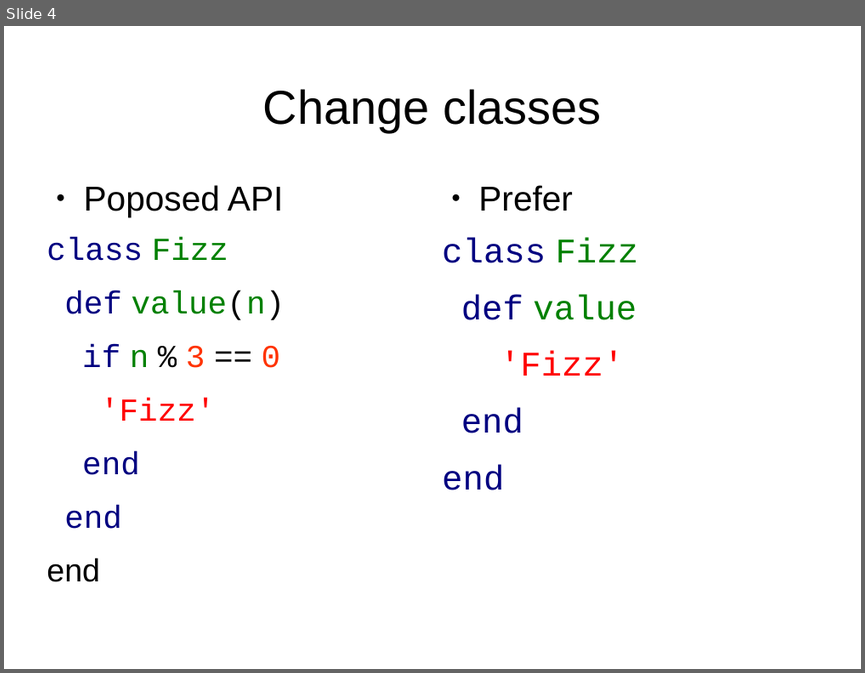
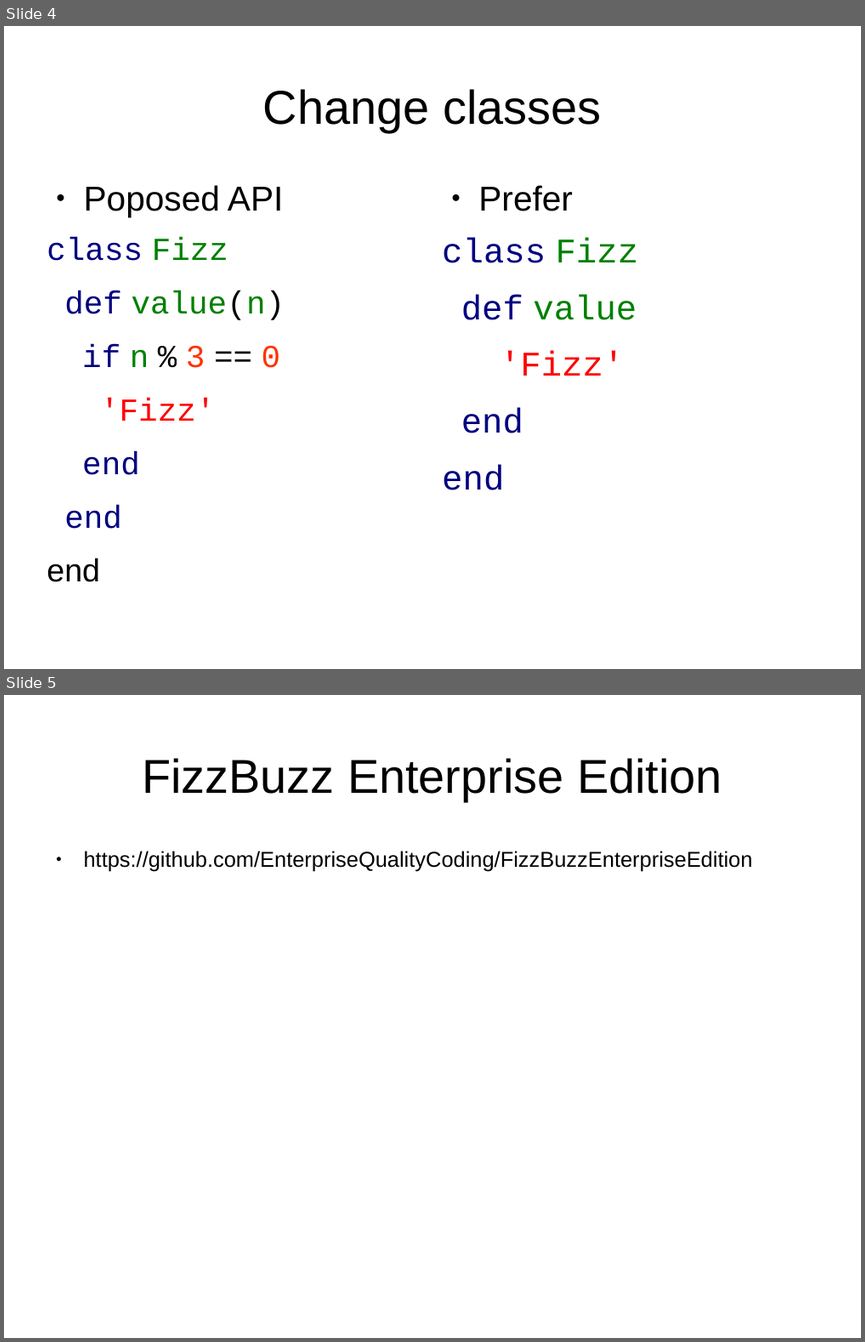
Before and after one commit to LogicalBricks/presentations, a slide deck: oc_fizz_buzz/fizz_buzz_open_close.odp. Shown one above the other, each under a label of ours: slide 4 before the commit, slides 4 and 5 after it. The pictures are 865x673 and 865x1342 pixels, drawn with LibreOffice and Linux fonts; fonts in the diff are those of the drawing. Boxes give left, top, right and bottom in pixels: in the first picture for what was removed or moved away, otherwise in the second. Text is boxed around its words. In the diff, an @@ line names an element or a change of style, - is before the commit and + after.

Commit message:
Add link to FizzBuzz Enterprise Edition

```diff
--- a/oc_fizz_buzz/fizz_buzz_open_close.odp
+++ b/oc_fizz_buzz/fizz_buzz_open_close.odp
@@ slide 5 added at (x1=4, y1=695, x2=861, y2=1338), background #FFFFFF @@
@@ title added at (x1=142, y1=758, x2=722, y2=801), 44 pt, text #000000 @@
+FizzBuzz Enterprise Edition
@@ text added at (x1=84, y1=851, x2=753, y2=871), 20 pt, text #000000 @@
+● https://github.com/EnterpriseQualityCoding/FizzBuzzEnterpriseEdition
```
Also in this commit, not shown: 17 other files.
